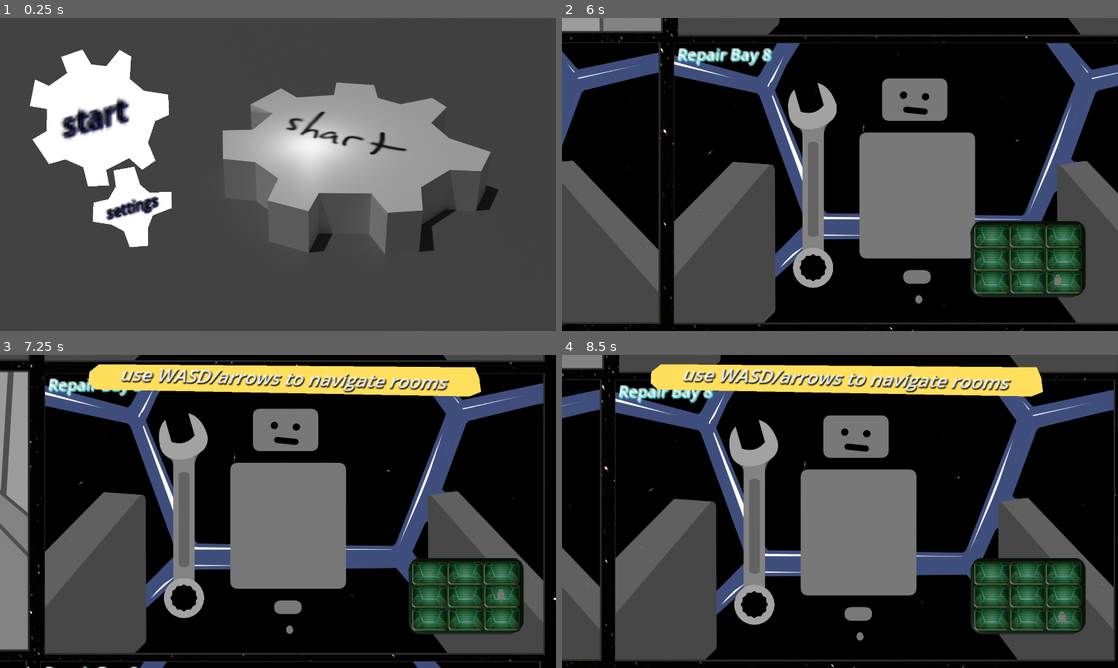
Above: before the commit, frames 1-4 (two rows, left to right).
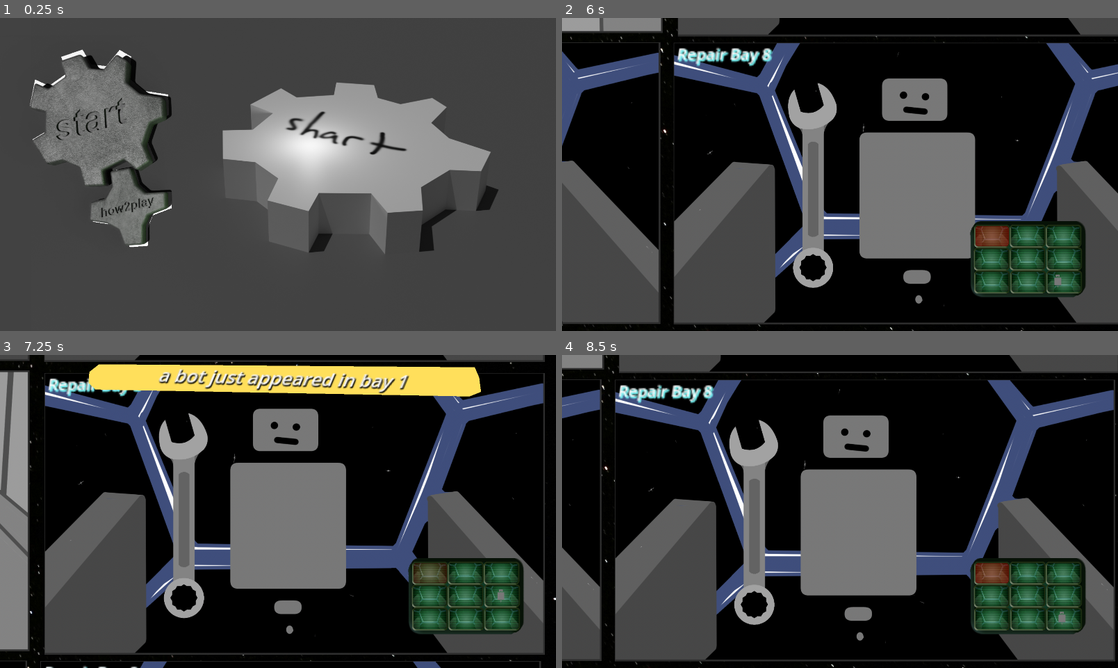
Above: after the commit, the same moments.

Repository: enderpyy/machina
Game: Godot game, scene res://scenes/root.tscn
The game is run twice, just before and just after one commit, with the same random seed, the same clock (stepped at 60 frames per second) and the same inputs. The engine's default icon, where the game draws it, is replaced by a stand-in: a white triangle on a blue panel in a dark square.
Inputs (mouse positions are in pixels of both pictures, inside the frame that each line leads up to):
- Up to frame 1 (0.25 s): no input
- Up to frame 2 (6 s): tap Enter at 0.5 s; move the mouse to (662, 118) at 0.52 s; press the mouse at (662, 118) at 0.53 s; hold Right (right) 0.53-1.28 s; move the mouse to (695, 208) at 1.27 s; release the mouse at (695, 208) at 1.28 s; hold Down (down) 1.28-2.03 s; click (695, 208) at 1.35 s; move the mouse to (895, 105) at 2.02 s; press the mouse at (895, 105) at 2.03 s; hold Right (right) 2.03-2.78 s; move the mouse to (812, 237) at 2.77 s; release the mouse at (812, 237) at 2.78 s; hold Up (up) 2.78-3.53 s; click (812, 237) at 2.85 s; move the mouse to (1006, 221) at 3.52 s; press the mouse at (1006, 221) at 3.53 s; hold A (left) 3.53-5.03 s; move the mouse to (673, 127) at 4.27 s; release the mouse at (673, 127) at 4.28 s; click (673, 127) at 4.35 s; move the mouse to (867, 174) at 5.02 s; press the mouse at (867, 174) at 5.03 s; hold Down (down) 5.03-5.78 s; move the mouse to (756, 96) at 5.77 s; release the mouse at (756, 96) at 5.78 s; hold Right (right) from 5.78 s (still down); click (756, 96) at 5.85 s
- Up to frame 3 (7.25 s): move the mouse to (400, 495) at 6.52 s; release Right (right) at 6.53 s; press the mouse at (400, 495) at 6.53 s; hold Up (up) from 6.53 s (still down)
- Up to frame 4 (8.5 s): move the mouse to (728, 527) at 7.27 s; release Up (up) at 7.28 s; release the mouse at (728, 527) at 7.28 s; hold Right (right) 7.28-8.03 s; click (728, 527) at 7.35 s; move the mouse to (895, 442) at 8.02 s; press the mouse at (895, 442) at 8.03 s; hold Down (down) from 8.03 s (still down)

The runs differ from the first frame. In frame 1, 8.8% of the frame differs, in the area x 5-31%, y 11-73%; in frame 2, 0.4%; in frame 3, 2.5%; in frame 4, 6.5%.
Error after the commit: Out of bounds get index '8' (on base: 'Array[Node]') (res://scripts/fnaf_base.gd:55)

Commit message:
bot dialogue system

Diff:
--- /dev/null
+++ b/machina/dialogue_box.gd
@@ -0,0 +1,52 @@
+class_name DialogueBox extends Node2D
+'''
+If you want the dialogue to close after the last sentence, append an empty string to the end of the array
+'''
+
+
+@onready var label = $scale/text
+@onready var anim: AnimationPlayer  = $AnimationPlayer
+@onready var continue_button := $continue_button
+@onready var button := $ButtonArea
+
+func _ready():
+	hide()
+
+func say(text, t_char := 0.01, appear_anim:=true):
+	label.text = ''
+	show()
+	continue_button.hide()
+	if appear_anim:
+		anim.play('appear')
+		await anim.animation_finished
+	anim.get_animation("bounce_on_it").loop_mode = Animation.LOOP_LINEAR
+	anim.play('bounce_on_it')
+	for c in text:
+		label.text += c
+		await get_tree().create_timer(t_char).timeout
+	anim.get_animation("bounce_on_it").loop_mode = Animation.LOOP_NONE
+	await anim.animation_finished
+
+
+func says(i_aint_reading_all_that: Array[String], t_char := 0.01):
+	print(i_aint_reading_all_that)
+	var i = len(i_aint_reading_all_that)
+	var on_first_sentence = true
+	for sentence in i_aint_reading_all_that:
+		if sentence == '':
+			anim.play("appear", -1, -1, true)
+			await anim.animation_finished
+			hide()
+			return
+		i -= 1
+		await say(sentence, t_char, on_first_sentence)
+		on_first_sentence = false
+		if i > 0:
+			anim.play('blink_continue_button', -1, 2)
+			await button.pressed
+			anim.stop()
+
+## testing
+#func _ready() -> void:
+	#hide()
+	#says(['obama, balls, sussy balls... dont mess with dicky dan...', 'unless youre tryina meet dicky frank...', 'and youre not tryina meet dicky frank.', ''])
--- /dev/null
+++ b/machina/dialogue_box.tscn
@@ -0,0 +1,135 @@
+[gd_scene load_steps=10 format=3 uid="uid://dra2clt7dr3ut"]
+
+[ext_resource type="Script" uid="uid://cn4cywo7w3te8" path="res://dialogue_box.gd" id="1_n23yb"]
+[ext_resource type="FontFile" uid="uid://bw40prgb7h672" path="res://fonts/Geo-Italic.ttf" id="1_senjy"]
+[ext_resource type="PackedScene" uid="uid://bud5uprf5ua0l" path="res://button/button_area.tscn" id="2_if77y"]
+[ext_resource type="PackedScene" uid="uid://40v1fm7md3cs" path="res://scenes/copy_polygon.tscn" id="3_if77y"]
+
+[sub_resource type="Animation" id="Animation_0nste"]
+length = 0.001
+tracks/0/type = "value"
+tracks/0/imported = false
+tracks/0/enabled = true
+tracks/0/path = NodePath(".:skew")
+tracks/0/interp = 1
+tracks/0/loop_wrap = true
+tracks/0/keys = {
+"times": PackedFloat32Array(0),
+"transitions": PackedFloat32Array(1),
+"update": 0,
+"values": [0.0]
+}
+tracks/1/type = "value"
+tracks/1/imported = false
+tracks/1/enabled = true
+tracks/1/path = NodePath("continue_button:visible")
+tracks/1/interp = 1
+tracks/1/loop_wrap = true
+tracks/1/keys = {
+"times": PackedFloat32Array(0),
+"transitions": PackedFloat32Array(1),
+"update": 1,
+"values": [true]
+}
+
+[sub_resource type="Animation" id="Animation_if77y"]
+resource_name = "appear"
+length = 0.4
+tracks/0/type = "value"
+tracks/0/imported = false
+tracks/0/enabled = true
+tracks/0/path = NodePath(".:skew")
+tracks/0/interp = 1
+tracks/0/loop_wrap = true
+tracks/0/keys = {
+"times": PackedFloat32Array(0, 0.266667, 0.4),
+"transitions": PackedFloat32Array(0.258817, 1, 0.554785),
+"update": 0,
+"values": [1.56905, -0.15708, 0.0436332]
+}
+
+[sub_resource type="Animation" id="Animation_351bv"]
+resource_name = "blink_continue_button"
+loop_mode = 1
+tracks/0/type = "value"
+tracks/0/imported = false
+tracks/0/enabled = true
+tracks/0/path = NodePath("continue_button:visible")
+tracks/0/interp = 1
+tracks/0/loop_wrap = true
+tracks/0/keys = {
+"times": PackedFloat32Array(0, 0.5),
+"transitions": PackedFloat32Array(1, 1),
+"update": 1,
+"values": [true, false]
+}
+
+[sub_resource type="Animation" id="Animation_n23yb"]
+resource_name = "bounce_on_it"
+length = 0.2
+loop_mode = 1
+tracks/0/type = "value"
+tracks/0/imported = false
+tracks/0/enabled = true
+tracks/0/path = NodePath(".:skew")
+tracks/0/interp = 1
+tracks/0/loop_wrap = true
+tracks/0/keys = {
+"times": PackedFloat32Array(0, 0.0666667, 0.166667),
+"transitions": PackedFloat32Array(0.34151, 0.707107, 1.68179),
+"update": 0,
+"values": [0.0436332, 0.0436332, 0.0]
+}
+
+[sub_resource type="AnimationLibrary" id="AnimationLibrary_0nste"]
+_data = {
+&"RESET": SubResource("Animation_0nste"),
+&"appear": SubResource("Animation_if77y"),
+&"blink_continue_button": SubResource("Animation_351bv"),
+&"bounce_on_it": SubResource("Animation_n23yb")
+}
+
+[node name="DialogueBox" type="Node2D"]
+script = ExtResource("1_n23yb")
+
+[node name="shadow" type="Polygon2D" parent="."]
+position = Vector2(-103, 301)
+color = Color(0, 0, 0, 1)
+polygon = PackedVector2Array(115, -297, 172, -316, 222, -321, 573, -322, 592, -333, 617, -471, 606, -486, 138, -323, 120, -305)
+
+[node name="ButtonArea" parent="." instance=ExtResource("2_if77y")]
+
+[node name="copy_polygon" parent="ButtonArea" node_paths=PackedStringArray("copy") instance=ExtResource("3_if77y")]
+copy = NodePath("../bubble")
+
+[node name="bubble" type="Polygon2D" parent="ButtonArea"]
+position = Vector2(-103, 301)
+polygon = PackedVector2Array(130, -340, 105, -301, 145, -319, 193, -333, 548, -334, 586, -352, 607, -485, 571, -515, 160, -523, 131, -491)
+
+[node name="scale" type="Node2D" parent="."]
+position = Vector2(46, -198)
+scale = Vector2(3.5, 3.5)
+
+[node name="text" type="Label" parent="scale"]
+offset_right = 121.0
+offset_bottom = 43.0
+theme_override_colors/font_color = Color(0, 0, 0, 1)
+theme_override_colors/font_shadow_color = Color(0.882798, 0.810521, 0.945589, 1)
+theme_override_fonts/font = ExtResource("1_senjy")
+theme_override_font_sizes/font_size = 10
+text = "hey shawty"
+horizontal_alignment = 1
+vertical_alignment = 1
+autowrap_mode = 3
+
+[node name="AnimationPlayer" type="AnimationPlayer" parent="."]
+libraries = {
+&"": SubResource("AnimationLibrary_0nste")
+}
+
+[node name="continue_button" type="Polygon2D" parent="."]
+position = Vector2(47.869, -3.00286)
+color = Color(0.674815, 0.674815, 0.674815, 1)
+polygon = PackedVector2Array(401.769, -74.0705, 413.424, -59.0562, 399.035, -45.0429, 410.948, -47.0448, 422.424, -59.0562, 414.813, -73.0695)
+
+[connection signal="pressed" from="ButtonArea" to="." method="yeah"]
--- a/machina/objects/characters/Wheely.tres
+++ b/machina/objects/characters/Wheely.tres
@@ -11,3 +11,4 @@
 nut_transforms = Array[Transform2D]([])
 oil_transform = Transform2D(1, 0, 0, 1, 0, 0)
 charger_transform = Transform2D(1, 0, 0, 1, 0, 0)
+dialogue = Array[String](["obama, balls, sussy balls... dont mess with dicky dan...", "unless youre tryina meet dicky frank...", "and youre not tryina meet dicky frank.", ""])
--- /dev/null
+++ b/machina/parent_polygon.gd
@@ -0,0 +1,6 @@
+extends CollisionPolygon2D
+@export var copy :Polygon2D
+
+func _ready():
+	polygon = copy.polygon
+	transform = copy.transform
--- a/machina/scenes/Character/character.tscn
+++ b/machina/scenes/Character/character.tscn
@@ -1,9 +1,10 @@
-[gd_scene load_steps=5 format=3 uid="uid://5tsb8chg4jng"]
+[gd_scene load_steps=6 format=3 uid="uid://5tsb8chg4jng"]
 
 [ext_resource type="Script" uid="uid://e8kneb1u7pa2" path="res://scripts/character.gd" id="1_yenhn"]
 [ext_resource type="Resource" uid="uid://dn6cuem7wfv5t" path="res://objects/characters/Wheely.tres" id="2_6xo28"]
 [ext_resource type="PackedScene" uid="uid://wkm7d80sbmdw" path="res://scenes/sensor_calibration.tscn" id="2_fqfur"]
 [ext_resource type="Texture2D" uid="uid://b46wiemw5tca8" path="res://sprite/wheely.png" id="2_fsvua"]
+[ext_resource type="PackedScene" uid="uid://dra2clt7dr3ut" path="res://dialogue_box.tscn" id="5_6xo28"]
 
 [node name="Character" type="Node2D"]
 script = ExtResource("1_yenhn")
@@ -25,3 +26,6 @@
 [node name="charger" type="Node2D" parent="."]
 
 [node name="AudioStreamPlayer2D" type="AudioStreamPlayer2D" parent="."]
+
+[node name="DialogueBox" parent="." instance=ExtResource("5_6xo28")]
+position = Vector2(114, -333)
--- /dev/null
+++ b/machina/scenes/copy_polygon.tscn
@@ -0,0 +1,6 @@
+[gd_scene load_steps=2 format=3 uid="uid://40v1fm7md3cs"]
+
+[ext_resource type="Script" uid="uid://duegtgky6eydg" path="res://parent_polygon.gd" id="1_bxpx6"]
+
+[node name="copy_polygon" type="CollisionPolygon2D"]
+script = ExtResource("1_bxpx6")
--- a/machina/scenes/main_menu.tscn
+++ b/machina/scenes/main_menu.tscn
@@ -8,6 +8,7 @@
 [ext_resource type="Script" uid="uid://cmphw58582dwi" path="res://scenes/timer.gd" id="5_rtw2f"]
 [ext_resource type="PackedScene" uid="uid://buv6nxt6t61b3" path="res://scenes/settings.tscn" id="6_rtw2f"]
 [ext_resource type="Texture2D" uid="uid://c5gso4nf57wvl" path="res://sprite/shart.png" id="7_oa1go"]
+[ext_resource type="Texture2D" uid="uid://b2dupkdjc0hn6" path="res://sprite/main_menu/0001.png" id="9_jk1qb"]
 
 [sub_resource type="Animation" id="Animation_bqqt6"]
 tracks/0/type = "value"
@@ -199,6 +200,10 @@
 offset_left = 2060.0
 offset_right = 2060.0
 
+[node name="0001" type="Sprite2D" parent="Main Menu"]
+position = Vector2(909, 601)
+texture = ExtResource("9_jk1qb")
+
 [connection signal="pressed" from="Main Menu/ButtonArea" to="Main Menu" method="_on_start_pressed"]
 [connection signal="pressed" from="Main Menu/Settings Button" to="Main Menu" method="_on_settings_button_pressed"]
 [connection signal="timeout" from="Main Menu/Main Theme/Timer" to="Main Menu/Main Theme/Timer" method="_on_timeout"]
--- a/machina/scripts/character.gd
+++ b/machina/scripts/character.gd
@@ -6,7 +6,8 @@
 var save_to_file : bool
 @export
 var current_character : CharacterResource
-
+@export
+var dialogue : Array[String] = ['hey shawty']
 #save data
 var calibrator_position : Vector2
 var nut_positions : Array[Vector2]
@@ -14,14 +15,15 @@
 var charger_position : Vector2
 
 #save data parallels
-@onready var calibrator = $"Sensor Calibration"
-@onready var nuts = $"Nut Controller"
-@onready var oil = $oil
-@onready var charger = $oil
-@onready var audio = $AudioStreamPlayer2D
+@onready var calibrator := $"Sensor Calibration"
+@onready var nuts := $"Nut Controller"
+@onready var oil := $oil
+@onready var charger := $oil
+@onready var audio := $AudioStreamPlayer2D
+@onready var dialogue_box := $DialogueBox
 
-@onready
-var sprite : Sprite2D = $"Main Sprite"
+@onready var sprite : Sprite2D = $"Main Sprite"
+
 
 func _ready() -> void:
 	print("ready")
@@ -34,7 +36,8 @@
 		print('loading: ', current_character.character_name)
 		load_character(current_character)
 
-
+func on_focus():
+	dialogue_box.says(dialogue)
 
 func save_character():
 	var fp := "res://objects/characters/" + character_name + ".tres"
@@ -54,7 +57,7 @@
 	res.nut_transforms = nut_transforms
 	res.charger_transform = charger.transform
 	res.oil_transform = oil.transform
-
+	res.dialogue = dialogue
 	print("saving character...")
 
 	ResourceSaver.save(res, fp)
@@ -67,7 +70,7 @@
 	calibrator.transform = char.calibrator_transform
 	oil.transform = char.oil_transform
 	charger.transform = char.charger_transform
-
+	dialogue = char.dialogue
 	## create nuts
 	#for i in char.nut_transforms:
 		#nut = nut_scene.instantiate()
--- a/machina/scripts/fnaf_base.gd
+++ b/machina/scripts/fnaf_base.gd
@@ -5,7 +5,7 @@
 @onready var root = get_parent()
 @onready var announcer: Announcer = root.announcer
 @onready var camera: Camera2D = root.camera
-@onready var bays = get_children().filter(func(x): return x.name.contains('Repair Bay'))
+@onready var bays: Array[Node] = get_children().filter(func(x): return x.name.contains('Repair Bay'))
 var in_focus := true
 
 var default_character_scene = preload('res://scenes/Character/character.tscn')
@@ -22,10 +22,10 @@
 			await get_tree().create_timer(1).timeout
 			announcer.announce("Day 1 ~ a fresh start in astrobolt garage", 3, false)
 			await announcer.finished
-			announcer.announce("use WASD/arrows to navigate rooms", 5, false)
-			await announcer.finished
+			#announcer.announce("use WASD/arrows to navigate rooms", 5, false)
+			#await announcer.finished
 			cool_nonchalant_bot_strolls_in_to_bay_wyd('res://objects/characters/Wheely.tres', 1)
-			announcer.announce("a bot just appeared in bay 1", 3, false)
+			announcer.announce("a bot just appeared in bay 1", 1.5, false)
 		2: pass
 
 var grid_camera_position := 5
@@ -51,6 +51,13 @@
 	if grid_camera_position < 1: grid_camera_position = 1
 	if grid_camera_position > 9: grid_camera_position = 9
 
+	if old_grid != grid_camera_position:
+		var b = bays[grid_camera_position-1]
+		print("LOOIKING FOR CHAR")
+		if b.current_character:
+			print("CHAR FOUND")
+			b.current_character.on_focus()
+
 func cool_nonchalant_bot_strolls_in_to_bay_wyd(robot:String, bay_number:int):
 	#robot can be EITHER scene path or resource path
 	var bot_resource = load(robot)
@@ -62,3 +69,4 @@
 		bot.load_character(bot_resource)
 		bot.position = Vector2(1920/2, 1080/2)
 		bay.status_indicator.blink_red()
+		bay.current_character = bot
--- a/machina/scripts/repair_bay.gd
+++ b/machina/scripts/repair_bay.gd
@@ -1,8 +1,9 @@
 class_name RepairBay extends Node2D
 
 @export var status_indicator :BayStatusIndicator
-var in_focus := false # for when character is in bay
 var repair_bay_number : int
+var current_character = null
+
 @onready var label = $bg_pixelator/scale/Label
 func _ready():
 	label.text = name
--- a/machina/scripts/resource scripts/character_resource.gd
+++ b/machina/scripts/resource scripts/character_resource.gd
@@ -17,3 +17,6 @@
 
 @export
 var charger_transform: Transform2D
+
+@export
+var dialogue: Array[String]
Not shown, added: machina/dialogue_box.gd.uid
Binary file added: machina/fonts/Geo-Italic.ttf
Not shown, added: machina/fonts/Geo-Italic.ttf.import
Binary file added: machina/fonts/Geo-Regular.ttf
Not shown, added: machina/fonts/Geo-Regular.ttf.import
Not shown, added: machina/parent_polygon.gd.uid
Not shown: 1 places in machina/scenes/main_menu.tscn that only renumber resources
Binary file added: machina/sprite/main_menu/0001.png
Not shown, added: machina/sprite/main_menu/0001.png.import
